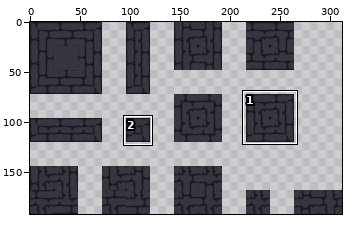
Sprite sheet: Sprites/Map/Tiles/Stone bricks/old_stone_bricks_tileset_2.png. Above: a wide view before the commit, with the close-up outlined.
Close-up. The starting point:
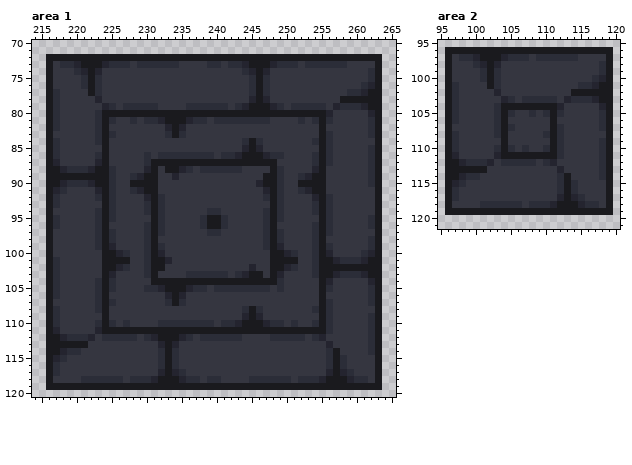
The file is 312x192 pixels. Shown: area 1: x 214..265, y 70..120; area 2: x 95..120, y 95..121. The commit also changed other parts of the picture, which this record leaves out.
And afterwards:
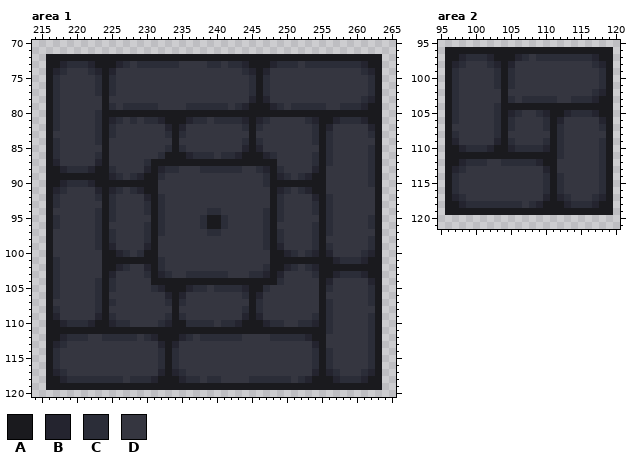
Palette (. is transparent): A #1a1a1e  B #24242f  C #2b2d38  D #353640
What changed:
Changed rows in their new state; - is an unchanged pixel.
Area 1:
first column x 217:
 73 AB-CCB-AAB--------------------------------CCBA
 74 BC-DDC-AB-----------------------------------CB
 75 C---DD-AC-------------------------------------
 76 C---DD-AC-----------------------------------DC
 77 -----D-AC---------------------------------DDDC
 78 ------DA---------------------------------DDDCB
 79 -------A--------------------------------D-----
 80 ---------------------------------------AAAAAAA
 81 --------BC-----------------BAB-----DCB-ABCCCBA
 82 --------C------------------CAC-------C-B-----B
 83 ----------------------------A--------C--------
 84 -----------------A----------------------------
 85 ----------------CAC---------------------------
 86 -------------D--AAAB------------D-------------
 88 ---------------BCCDD---------CB---------------
 89 --------BC-----C-D------------C-BC------------
 90 --------AAA------------------DC-AAA-----------
 91 --------BC--------------------D-BC------------
 92 ------------------------------D---------------
first column x 217:
 99 -------------B-D------------------------------
100 ------------CA-D--------------------CB--------
101 -----------AAA-CD------------------AAA--------
102 -------------B-C------------D-C-----CB--------
103 ---------------BC---------DDCCB---------------
105 -------------D-------------BAA--D-------------
106 ---------------------------CAB----------------
107 ----------------------------AC----------------
108 -----------------A-------------------D--------
109 B-----B-C-------CAC------------------C--------
110 ABCCCBA-BC------BAA---------------DCCB--------
111 AAAAAAA---------------------------------------
112 -----D------------------------------BAA-------
113 BCDDD--------------------------------BAD------
114 CDDD---------------------------------CA-D-----
115 CD-----------------------------------CA-DD---C
116 -------------------------------------CA-DD---C
117 BC-----------------------------------BA-CDD-CB
118 ABCC--------------------------------BAA-BCC-BA
Area 2:
first column x 97:
 97 AB-CCB-AAB--------CCBA
 98 BC-DDC-AB-----------CB
 99 C---DD-AC-------------
100 C---DD-AC-----------DC
101 -----D-AC---------DDDC
102 ------DA---------DDDCB
103 -------A--------D-----
104 ---------------AAAAAAA
105 --------BC-DCB-ABCCCBA
106 --------C----C-B-----B
107 -------------C--------
108 -------------D--------
109 B-----B-C----C--------
110 ABCCCBA-BC-CCB--------
111 AAAAAAA---------------
112 -----D------BAA-------
113 BCDDD--------BAD------
114 CDDD---------CA-D-----
115 CD-----------CA-DD---C
116 -------------CA-DD---C
117 BC-----------BA-CDD-CB
118 ABCC--------BAA-BCC-BA
